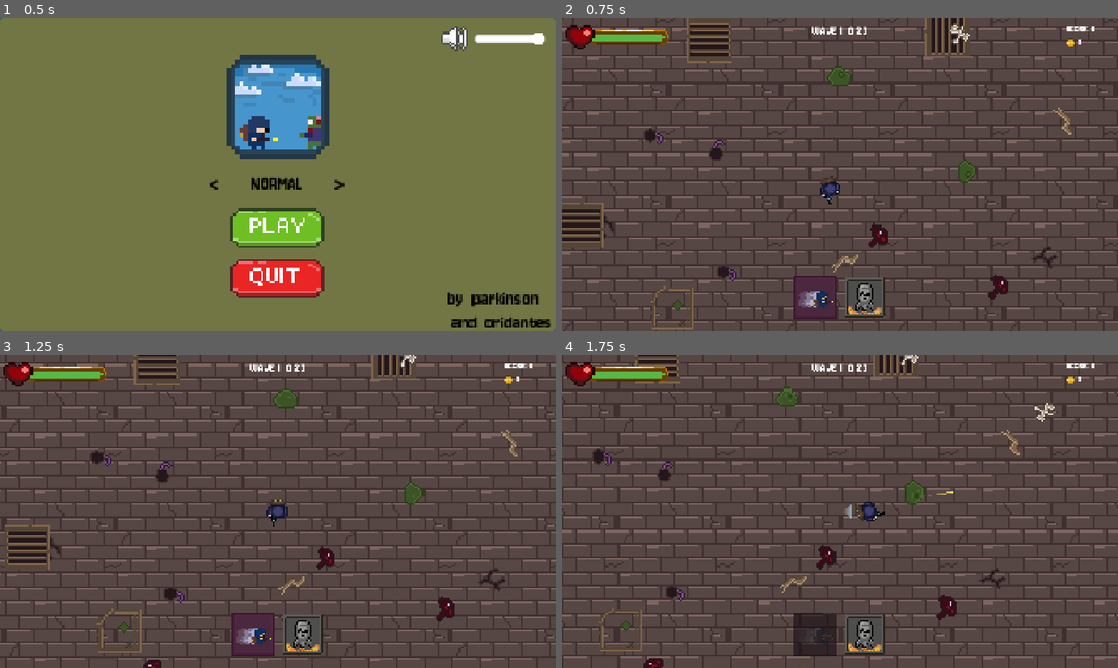
Above: before the commit, frames 1-4 (two rows, left to right).
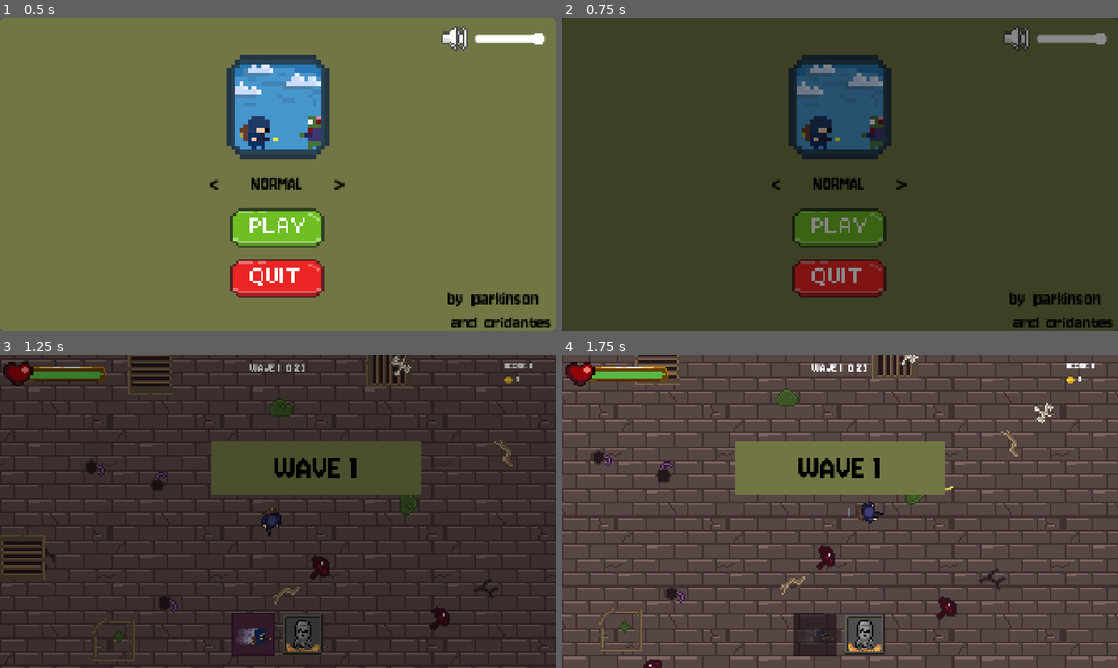
Above: after the commit, the same moments.

Repository: parkinsoonn/Freak_Survivor
Game: Godot game, scene res://scenes/main_menu.tscn
The game is run twice, just before and just after one commit, with the same random seed, the same clock (stepped at 60 frames per second) and the same inputs.
Inputs (mouse positions are in pixels of both pictures, inside the frame that each line leads up to):
- Up to frame 1 (0.5 s): no input
- Up to frame 2 (0.75 s): click (840, 227) at 0.5 s
- Up to frame 3 (1.25 s): no input
- Up to frame 4 (1.75 s): move the mouse to (962, 495) at 1.27 s; hold D (move_right) from 1.28 s (still down); tap Shift (dash) at 1.35 s; click (962, 495) at 1.42 s

Frame 1 is identical in both runs. In frame 2, 82% of the frame differs, in the area x 0-100%, y 0-100%; in frame 3, 71%; in frame 4, 14%.

Commit message:
Add fade transition autoload and sliding wave banner

Diff:
--- a/project.godot
+++ b/project.godot
@@ -18,6 +18,7 @@
 [autoload]
 
 Settings="*res://scripts/settings.gd"
+Transition="*res://scripts/transition.gd"
 
 [display]
 
--- a/scenes/game.tscn
+++ b/scenes/game.tscn
@@ -117,6 +117,9 @@
 atlas = ExtResource("t_coin")
 region = Rect2(8, 8, 16, 16)
 
+[sub_resource type="StyleBoxFlat" id="banner_panel"]
+bg_color = Color(0.4479867, 0.46226418, 0.26820046, 1)
+
 [sub_resource type="CircleShape2D" id="pickup_shape"]
 radius = 128.0
 
@@ -170,11 +173,13 @@
 min_spawn_interval = 0.3
 mini_boss_scene = ExtResource("p_golem")
 
-[node name="WaveManager" type="Node" parent="." node_paths=PackedStringArray("spawner", "wave_text", "shop_panel")]
+[node name="WaveManager" type="Node" parent="." node_paths=PackedStringArray("spawner", "wave_text", "shop_panel", "banner", "banner_text")]
 script = ExtResource("s_wave")
 spawner = NodePath("../SpawnManager")
 wave_text = NodePath("../UI/WaveText")
 shop_panel = NodePath("../UI/ShopPanel")
+banner = NodePath("../UI/WaveBanner")
+banner_text = NodePath("../UI/WaveBanner/Label")
 
 [node name="Player" type="RigidBody2D" parent="." unique_id=1998920266 node_paths=PackedStringArray("dash_icon", "dash_cooldown_text", "nuke_icon", "nuke_cooldown_text", "nuke_flash")]
 position = Vector2(-64.64, 105.6)
@@ -275,6 +280,25 @@
 text = "WAVE 1  0:20"
 horizontal_alignment = 1
 
+[node name="WaveBanner" type="Panel" parent="UI"]
+visible = false
+offset_left = -720.0
+offset_top = 300.0
+offset_bottom = 480.0
+mouse_filter = 2
+theme_override_styles/panel = SubResource("banner_panel")
+
+[node name="Label" type="Label" parent="UI/WaveBanner"]
+layout_mode = 1
+anchors_preset = 15
+anchor_right = 1.0
+anchor_bottom = 1.0
+theme_override_colors/font_color = Color(0, 0, 0, 1)
+theme_override_font_sizes/font_size = 128
+text = "WAVE 1"
+horizontal_alignment = 1
+vertical_alignment = 1
+
 [node name="GoldCounter" type="HBoxContainer" parent="UI"]
 anchors_preset = -1
 anchor_left = 1.0
--- a/scripts/game_manager.gd
+++ b/scripts/game_manager.gd
@@ -112,8 +112,7 @@
 
 
 func load_main_menu() -> void:
-	get_tree().paused = false # Zamanı normale döndürmezsek ana menü de donuk kalır!
-	get_tree().change_scene_to_file("res://scenes/main_menu.tscn")
+	Transition.change_scene("res://scenes/main_menu.tscn")
 
 
 func add_score(points: int) -> void:
@@ -163,8 +162,7 @@
 
 
 func restart_game() -> void:
-	get_tree().paused = false
-	get_tree().reload_current_scene()
+	Transition.change_scene(get_tree().current_scene.scene_file_path)
 
 
 # Mermi ve kılıç isabeti: canı 1 azaltır, bittiyse öldürür. Düşman zaten öldüyse false döner.
--- a/scripts/main_menu_controller.gd
+++ b/scripts/main_menu_controller.gd
@@ -70,8 +70,7 @@
 
 
 func play_game() -> void:
-	get_tree().paused = false
-	get_tree().change_scene_to_file("res://scenes/game.tscn")
+	Transition.change_scene("res://scenes/game.tscn")
 
 
 func quit_game() -> void:
--- /dev/null
+++ b/scripts/transition.gd
@@ -0,0 +1,48 @@
+extends CanvasLayer
+
+# Sahne geçişlerinde siyaha fade (autoload: Transition). Her şeyin üstünde, pause'da da çalışır.
+
+const FADE_TIME := 0.4
+
+var _rect := ColorRect.new()
+var _busy := false
+
+
+func _ready() -> void:
+	layer = 128
+	process_mode = Node.PROCESS_MODE_ALWAYS
+	_rect.color = Color(0, 0, 0, 0)
+	_rect.set_anchors_preset(Control.PRESET_FULL_RECT)
+	_rect.mouse_filter = Control.MOUSE_FILTER_IGNORE
+	add_child(_rect)
+
+
+func fade_out() -> void:
+	await _fade(1.0)
+
+
+func fade_in() -> void:
+	await _fade(0.0)
+
+
+# fade_out → sahne değişir → fade_in; geçiş sürerken gelen ikinci istek yok sayılır
+func change_scene(path: String) -> void:
+	if _busy:
+		return
+	_busy = true
+	await fade_out()
+	get_tree().paused = false # Zamanı normale döndürmezsek yeni sahne de donuk kalır!
+	get_tree().change_scene_to_file(path)
+	await get_tree().scene_changed
+	await fade_in()
+	_busy = false
+
+
+func _fade(alpha: float) -> void:
+	# Kararmışken arkadaki butonlara tıklanmasın
+	_rect.mouse_filter = Control.MOUSE_FILTER_STOP
+	var tween := create_tween()
+	tween.tween_property(_rect, "color:a", alpha, FADE_TIME)
+	await tween.finished
+	if alpha == 0.0:
+		_rect.mouse_filter = Control.MOUSE_FILTER_IGNORE
--- a/scripts/wave_manager.gd
+++ b/scripts/wave_manager.gd
@@ -11,6 +11,10 @@
 @export var spawner: Node
 @export var wave_text: Label # Üst ortada "WAVE 3  0:24"
 @export var shop_panel: Control
+
+@export_group("Wave Banner'ı")
+@export var banner: Control
+@export var banner_text: Label
 
 var wave := 0
 var state := State.INTRO
@@ -50,10 +54,25 @@
 	time_left = wave_duration(wave)
 	_update_wave_text()
 
-	await get_tree().create_timer(1.0, false).timeout
+	await _play_banner()
 
 	state = State.FIGHT
 	spawner.start_wave(wave, time_left)
+
+
+# "WAVE N" soldan kayarak girer, ~1 sn bekler, sağa çıkar
+func _play_banner() -> void:
+	banner_text.text = "WAVE %d" % wave
+	var width := banner.get_viewport_rect().size.x
+	banner.position.x = -banner.size.x
+	banner.visible = true
+
+	var tween := create_tween().set_trans(Tween.TRANS_BACK)
+	tween.tween_property(banner, "position:x", (width - banner.size.x) / 2.0, 0.45).set_ease(Tween.EASE_OUT)
+	tween.tween_interval(1.0)
+	tween.tween_property(banner, "position:x", width, 0.35).set_ease(Tween.EASE_IN)
+	await tween.finished
+	banner.visible = false
 
 
 func _end_wave() -> void:
Not shown, added: scripts/transition.gd.uid
